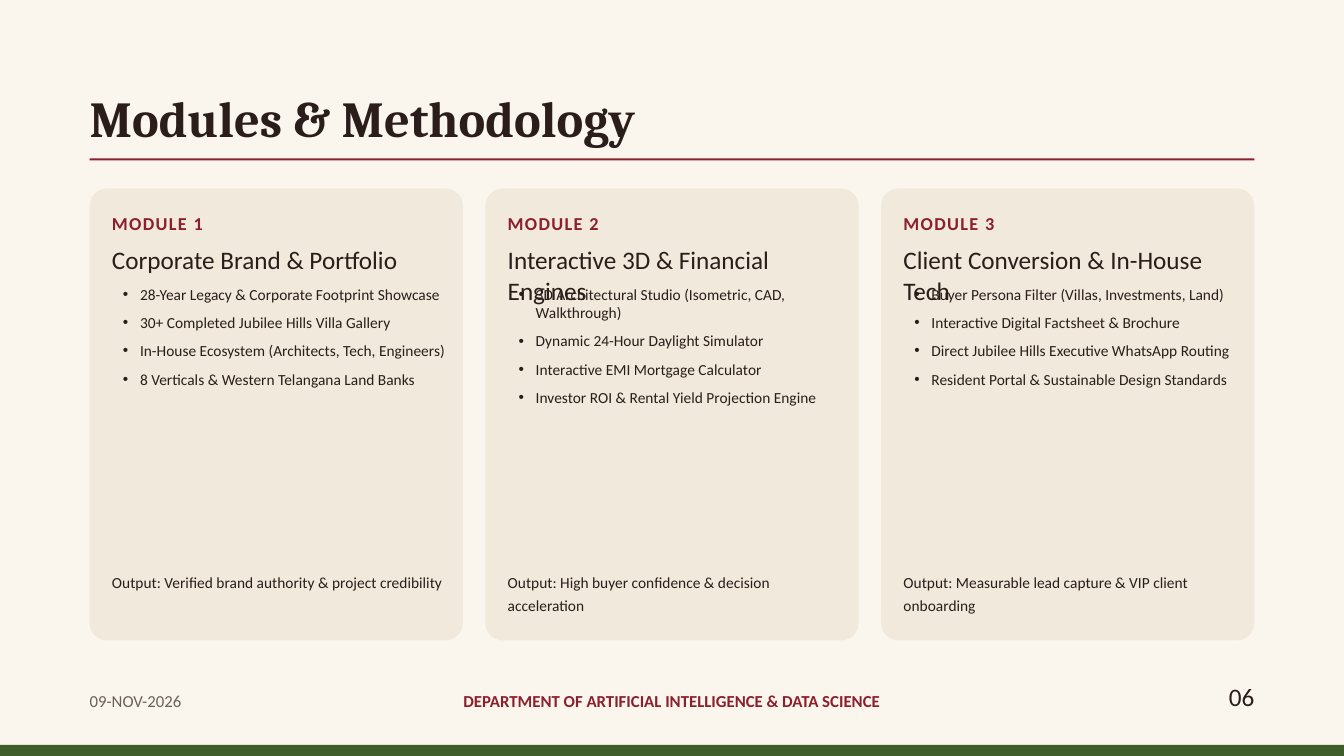
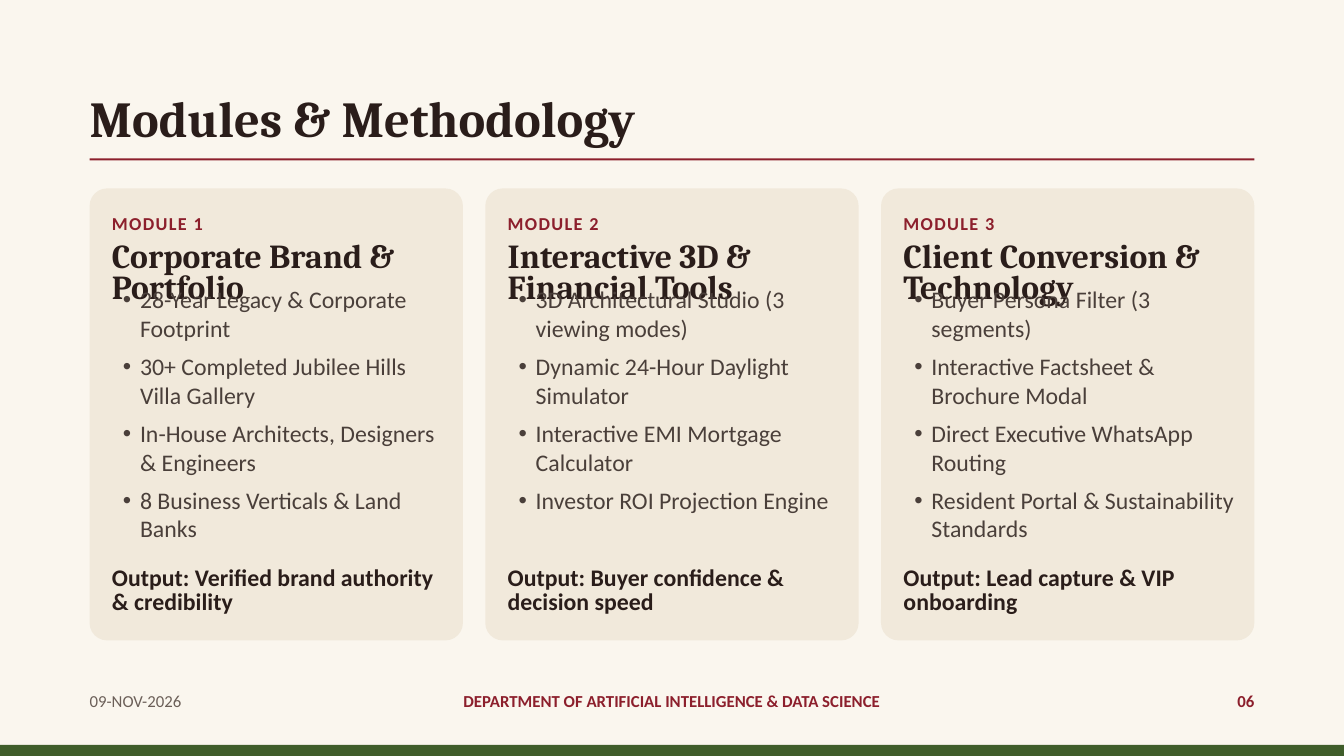
Before and after one commit to vroom0456/tirumala_meadows, a slide deck: slide 6 of Tirumala_Meadows_Internship_Presentation.pptx. Drawn at 1344x756 pixels with LibreOffice and Linux fonts; fonts in the diff are those of the drawing. Boxes give left, top, right and bottom in pixels: in the first picture for what was removed or moved away, otherwise in the second. Text is boxed around its words. In the diff, an @@ line names an element or a change of style, - is before the commit and + after.

Commit message:
fix: Rebuild slides 5-8 with run-level formatting, concise text, and balanced layout

```diff
--- a/Tirumala_Meadows_Internship_Presentation.pptx
+++ b/Tirumala_Meadows_Internship_Presentation.pptx
@@ text "Corporate Brand & Portfolio" at (x1=112, y1=244, x2=362, y2=307): size 18 to 24 pt, font Calibri to Cambria, bold on @@
@@ text at (x1=508, y1=244, x2=733, y2=307): text changed; size 18 to 24 pt; font Calibri to Cambria; bold on @@
-Interactive 3D & Financial Engines
+Interactive 3D & Financial Tools
@@ text at (x1=903, y1=244, x2=1168, y2=307): text changed; size 18 to 24 pt; font Calibri to Cambria; bold on @@
-Client Conversion & In-House Tech
+Client Conversion & Technology
@@ text at (x1=140, y1=288, x2=406, y2=341): text changed; size 11 to 17 pt; text colour #2A1D1A to #4A3F3A @@
-• 28-Year Legacy & Corporate Footprint Showcase
+• 28-Year Legacy & Corporate Footprint
@@ text at (x1=536, y1=288, x2=784, y2=341): text changed; size 11 to 17 pt; text colour #2A1D1A to #4A3F3A @@
-• 3D Architectural Studio (Isometric, CAD, Walkthrough)
+• 3D Architectural Studio (3 viewing modes)
@@ text at (x1=931, y1=288, x2=1234, y2=537): text changed; size 11 to 17 pt; text colour #2A1D1A to #4A3F3A @@
-• Buyer Persona Filter (Villas, Investments, Land)
-• Interactive Digital Factsheet & Brochure
-• Direct Jubilee Hills Executive WhatsApp Routing
-• Resident Portal & Sustainable Design Standards
+• Buyer Persona Filter (3 segments)
+• Interactive Factsheet & Brochure Modal
+• Direct Executive WhatsApp Routing
+• Resident Portal & Sustainability Standards
@@ text at (x1=140, y1=358, x2=407, y2=408): size 11 to 17 pt, text colour #2A1D1A to #4A3F3A in "30+ Completed Jubilee Hills Villa Gallery" @@
@@ text at (x1=536, y1=358, x2=789, y2=471): size 11 to 17 pt, text colour #2A1D1A to #4A3F3A in "Dynamic 24-Hour Daylight Simulator", "Interactive EMI Mortgage Calculator" @@
@@ text at (x1=140, y1=425, x2=434, y2=537): text changed; size 11 to 17 pt; text colour #2A1D1A to #4A3F3A @@
-• In-House Ecosystem (Architects, Tech, Engineers)
-• 8 Verticals & Western Telangana Land Banks
+• In-House Architects, Designers & Engineers
+• 8 Business Verticals & Land Banks
@@ text at (x1=536, y1=492, x2=828, y2=513): text changed; size 11 to 17 pt; text colour #2A1D1A to #4A3F3A @@
-• Investor ROI & Rental Yield Projection Engine
+• Investor ROI Projection Engine
@@ text at (x1=112, y1=569, x2=433, y2=614): text changed; size 11 to 17 pt; bold on @@
-Output: Verified brand authority & project credibility
+Output: Verified brand authority & credibility
@@ text at (x1=508, y1=569, x2=762, y2=614): text changed; size 11 to 17 pt; bold on @@
-Output: High buyer confidence & decision acceleration
+Output: Buyer confidence & decision speed
@@ text at (x1=903, y1=569, x2=1174, y2=614): text changed; size 11 to 17 pt; bold on @@
-Output: Measurable lead capture & VIP client onboarding
+Output: Lead capture & VIP onboarding
@@ text "06" at (x1=1237, y1=695, x2=1254, y2=707): size 18 to 12 pt, text colour #2A1D1A to #8C1F2C, bold on @@
```
Also in this commit, not shown: 7 other slides changed, 1 other file.
